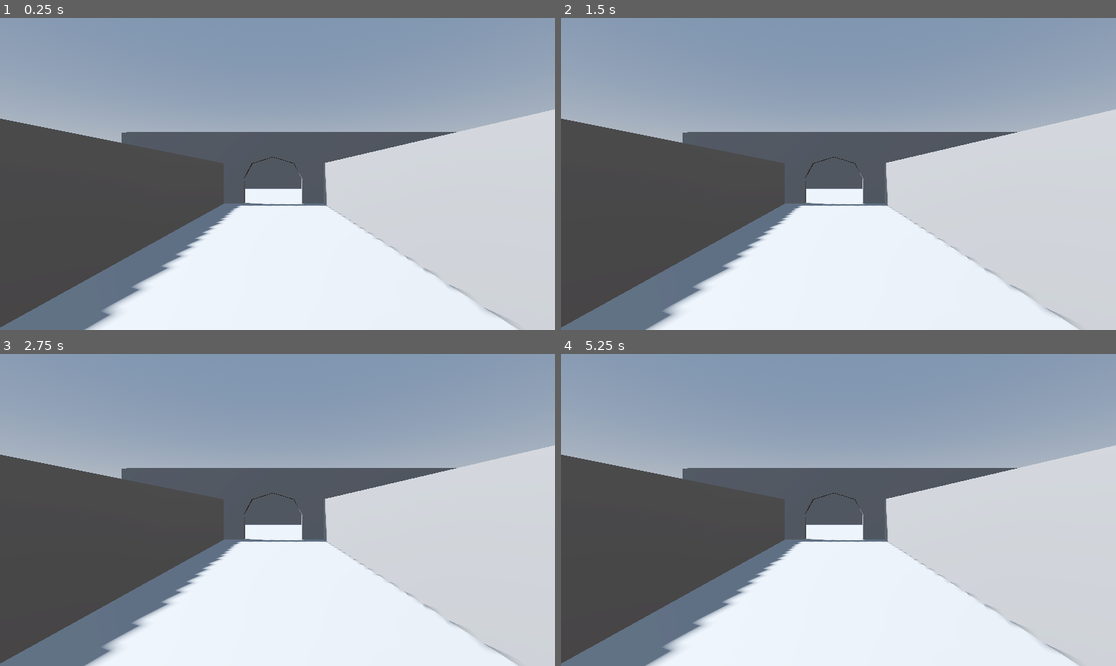
Above: before the commit, frames 1-4 (two rows, left to right).
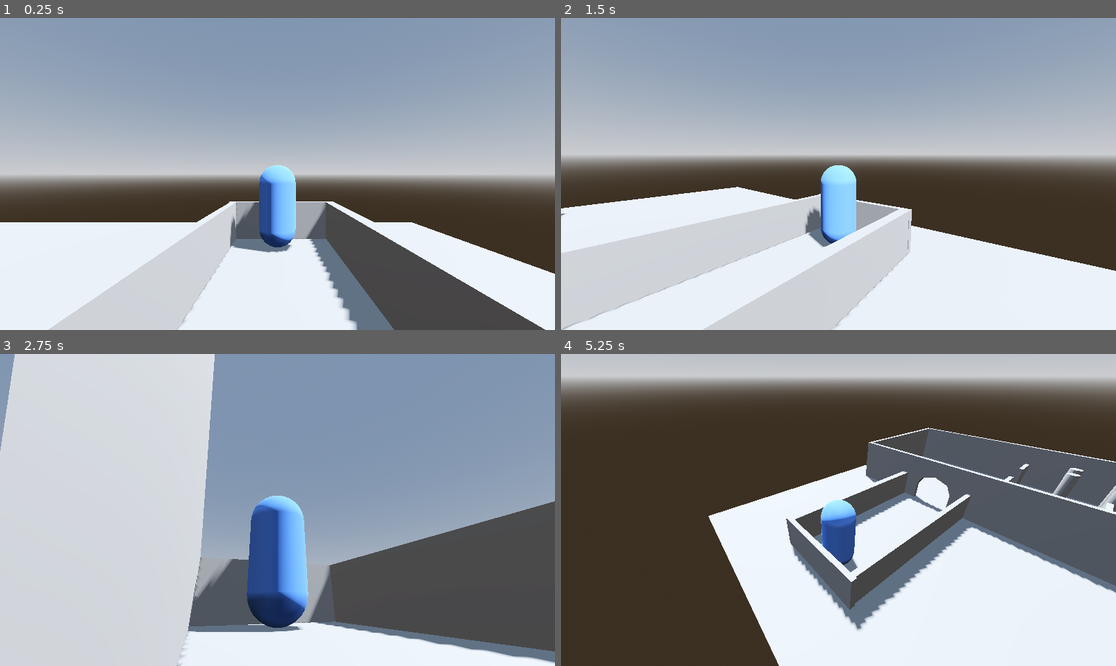
Above: after the commit, the same moments.

Repository: CHUCKTEEZ/new-game-project
Game: Godot game, scene res://main.tscn
The game is run twice, just before and just after one commit, with the same random seed, the same clock (stepped at 60 frames per second) and the same inputs.
Inputs (mouse positions are in pixels of both pictures, inside the frame that each line leads up to):
- Up to frame 1 (0.25 s): no input
- Up to frame 2 (1.5 s): tap Enter (ui_accept) at 0.5, 0.77, 1.25 s; move the mouse to (960, 158) at 0.52 s; hold Right (ui_right) 0.53-1.28 s; click (960, 158) at 0.67 s; move the mouse to (727, 189) at 1.27 s; hold Down (ui_down) from 1.28 s (still down); click (727, 189) at 1.42 s
- Up to frame 3 (2.75 s): tap Enter (ui_accept) at 1.52, 2 s; move the mouse to (333, 441) at 2.02 s; release Down (ui_down) at 2.03 s; hold Right (ui_right) from 2.03 s (still down); click (333, 441) at 2.17 s
- Up to frame 4 (5.25 s): tap Enter (ui_accept) at 2.75, 3.02, 3.5, 3.77, 4.25, 4.52 s; move the mouse to (810, 572) at 2.77 s; release Right (ui_right) at 2.78 s; hold Up (ui_up) 2.78-3.53 s; click (810, 572) at 2.92 s; move the mouse to (1005, 556) at 3.52 s; hold Left (ui_left) 3.53-5.03 s; click (1005, 556) at 3.67 s; tap Escape at 4.15 s; move the mouse to (672, 463) at 4.27 s; click (672, 463) at 4.42 s; move the mouse to (866, 510) at 5.02 s; hold Down (ui_down) from 5.03 s (still down); click (866, 510) at 5.17 s

The runs differ from the first frame. In frame 1, 54% of the frame differs, in the area x 0-100%, y 29-100%; in frame 2, 50%; in frame 3, 75%; in frame 4, 86%, in the area x 0-100%, y 0-100%.

Commit message:
Added layer and collisision

Diff:
--- a/main.tscn
+++ b/main.tscn
@@ -1,6 +1,6 @@
 [gd_scene format=3 uid="uid://cqow47bch5ocs"]
 
-[ext_resource type="PackedScene" uid="uid://bs72ogkvdd7d6" path="res://add ons/proto_controller/proto_controller.tscn" id="1_ig7tw"]
+[ext_resource type="PackedScene" path="res://player/player.tscn" id="1_player"]
 
 [sub_resource type="ProceduralSkyMaterial" id="ProceduralSkyMaterial_7dm0k"]
 sky_horizon_color = Color(0.66224277, 0.6717428, 0.6867428, 1)
@@ -26,6 +26,7 @@
 
 [node name="Plain" type="CSGBox3D" parent="." unique_id=102944490]
 transform = Transform3D(14.5, 0, 0, 0, 0.099999964, 0, 0, 0, 13.1, 0, 0, 0)
+use_collision = true
 
 [node name="CSGCombiner3D" type="CSGCombiner3D" parent="Plain" unique_id=357771509]
 transform = Transform3D(0.024354119, 0, 0, 0, 10.000005, 0, 0, 0, 0.02328959, 0.09227555, 1.7285165, -0.27136883)
@@ -100,6 +101,5 @@
 transform = Transform3D(-0.40777627, 0, -6.470285e-07, 0, 0.9073796, 0, 4.1262346e-08, 0, -8.566553, -7.470225, 0.3271484, -6.0475473)
 use_collision = true
 
-[node name="ProtoController" parent="." unique_id=1814092889 instance=ExtResource("1_ig7tw")]
-transform = Transform3D(0.6, 0, 0, 0, 0.42000002, 0, 0, 0, 0.9, -2.8000002, 0, 4.2999997)
-script = null
+[node name="Player" parent="." instance=ExtResource("1_player")]
+transform = Transform3D(1, 0, 0, 0, 1, 0, 0, 0, 1, -2.8, 0.1, 4.3)
--- /dev/null
+++ b/player/player.tscn
@@ -0,0 +1,42 @@
+[gd_scene load_steps=5 format=3 uid="uid://bplayerctrl001"]
+
+[ext_resource type="Script" path="res://player/player_controller.gd" id="1_script"]
+
+[sub_resource type="StandardMaterial3D" id="StandardMaterial3D_body"]
+albedo_color = Color(0.35, 0.55, 0.95, 1)
+
+[sub_resource type="CapsuleMesh" id="CapsuleMesh_body"]
+radius = 0.4
+height = 1.8
+
+[sub_resource type="CapsuleShape3D" id="CapsuleShape3D_body"]
+radius = 0.4
+height = 1.8
+
+[node name="Player" type="CharacterBody3D"]
+collision_layer = 1
+collision_mask = 1
+floor_stop_on_slope = true
+script = ExtResource("1_script")
+
+[node name="MeshInstance3D" type="MeshInstance3D" parent="."]
+transform = Transform3D(1, 0, 0, 0, 1, 0, 0, 0, 1, 0, 0.9, 0)
+material_override = SubResource("StandardMaterial3D_body")
+mesh = SubResource("CapsuleMesh_body")
+
+[node name="CollisionShape3D" type="CollisionShape3D" parent="."]
+transform = Transform3D(1, 0, 0, 0, 1, 0, 0, 0, 1, 0, 0.9, 0)
+shape = SubResource("CapsuleShape3D_body")
+
+[node name="CameraPivot" type="Node3D" parent="."]
+transform = Transform3D(-1, 0, -8.74228e-08, 0, 1, 0, 8.74228e-08, 0, -1, 0, 1.6, 0)
+
+[node name="PitchPivot" type="Node3D" parent="CameraPivot"]
+
+[node name="SpringArm3D" type="SpringArm3D" parent="CameraPivot/PitchPivot"]
+spring_length = 4.5
+margin = 0.08
+collision_mask = 1
+
+[node name="Camera3D" type="Camera3D" parent="CameraPivot/PitchPivot/SpringArm3D"]
+current = true
--- /dev/null
+++ b/player/player_controller.gd
@@ -0,0 +1,85 @@
+extends CharacterBody3D
+
+## Walk speed on the ground (m/s).
+@export var move_speed: float = 6.0
+## Mouse sensitivity for third-person orbit (radians per pixel).
+@export var mouse_sensitivity: float = 0.003
+@export var min_pitch_deg: float = -55.0
+@export var max_pitch_deg: float = 35.0
+
+@onready var _camera_pivot: Node3D = $CameraPivot
+@onready var _pitch_pivot: Node3D = $CameraPivot/PitchPivot
+
+var _mouse_captured: bool = false
+var _yaw: float = PI
+var _pitch: float = 0.0
+
+
+func _ready() -> void:
+	_yaw = _camera_pivot.rotation.y
+	_pitch = _pitch_pivot.rotation.x
+	_capture_mouse()
+
+
+func _unhandled_input(event: InputEvent) -> void:
+	if Input.is_mouse_button_pressed(MOUSE_BUTTON_LEFT):
+		_capture_mouse()
+	if event is InputEventKey and event.pressed and event.physical_keycode == KEY_ESCAPE:
+		_release_mouse()
+
+	if _mouse_captured and event is InputEventMouseMotion:
+		_yaw -= event.relative.x * mouse_sensitivity
+		_pitch -= event.relative.y * mouse_sensitivity
+		_pitch = clamp(_pitch, deg_to_rad(min_pitch_deg), deg_to_rad(max_pitch_deg))
+		_camera_pivot.rotation.y = _yaw
+		_pitch_pivot.rotation.x = _pitch
+
+
+func _physics_process(delta: float) -> void:
+	if not is_on_floor():
+		velocity += get_gravity() * delta
+
+	var input_dir := _wasd_vector()
+	var basis_yaw := Basis.from_euler(Vector3(0.0, _yaw, 0.0))
+	var forward := -basis_yaw.z
+	forward.y = 0.0
+	var right := basis_yaw.x
+	right.y = 0.0
+	if forward.length_squared() > 0.0001:
+		forward = forward.normalized()
+	if right.length_squared() > 0.0001:
+		right = right.normalized()
+
+	var move_dir := forward * -input_dir.y + right * input_dir.x
+	if move_dir.length_squared() > 0.0001:
+		move_dir = move_dir.normalized()
+		velocity.x = move_dir.x * move_speed
+		velocity.z = move_dir.z * move_speed
+	else:
+		velocity.x = move_toward(velocity.x, 0.0, move_speed)
+		velocity.z = move_toward(velocity.z, 0.0, move_speed)
+
+	move_and_slide()
+
+
+func _wasd_vector() -> Vector2:
+	var dir := Vector2.ZERO
+	if Input.is_physical_key_pressed(KEY_W):
+		dir.y -= 1.0
+	if Input.is_physical_key_pressed(KEY_S):
+		dir.y += 1.0
+	if Input.is_physical_key_pressed(KEY_A):
+		dir.x -= 1.0
+	if Input.is_physical_key_pressed(KEY_D):
+		dir.x += 1.0
+	return dir.normalized() if dir.length_squared() > 0.0 else Vector2.ZERO
+
+
+func _capture_mouse() -> void:
+	Input.set_mouse_mode(Input.MOUSE_MODE_CAPTURED)
+	_mouse_captured = true
+
+
+func _release_mouse() -> void:
+	Input.set_mouse_mode(Input.MOUSE_MODE_VISIBLE)
+	_mouse_captured = false
Not shown, added: player/player_controller.gd.uid
